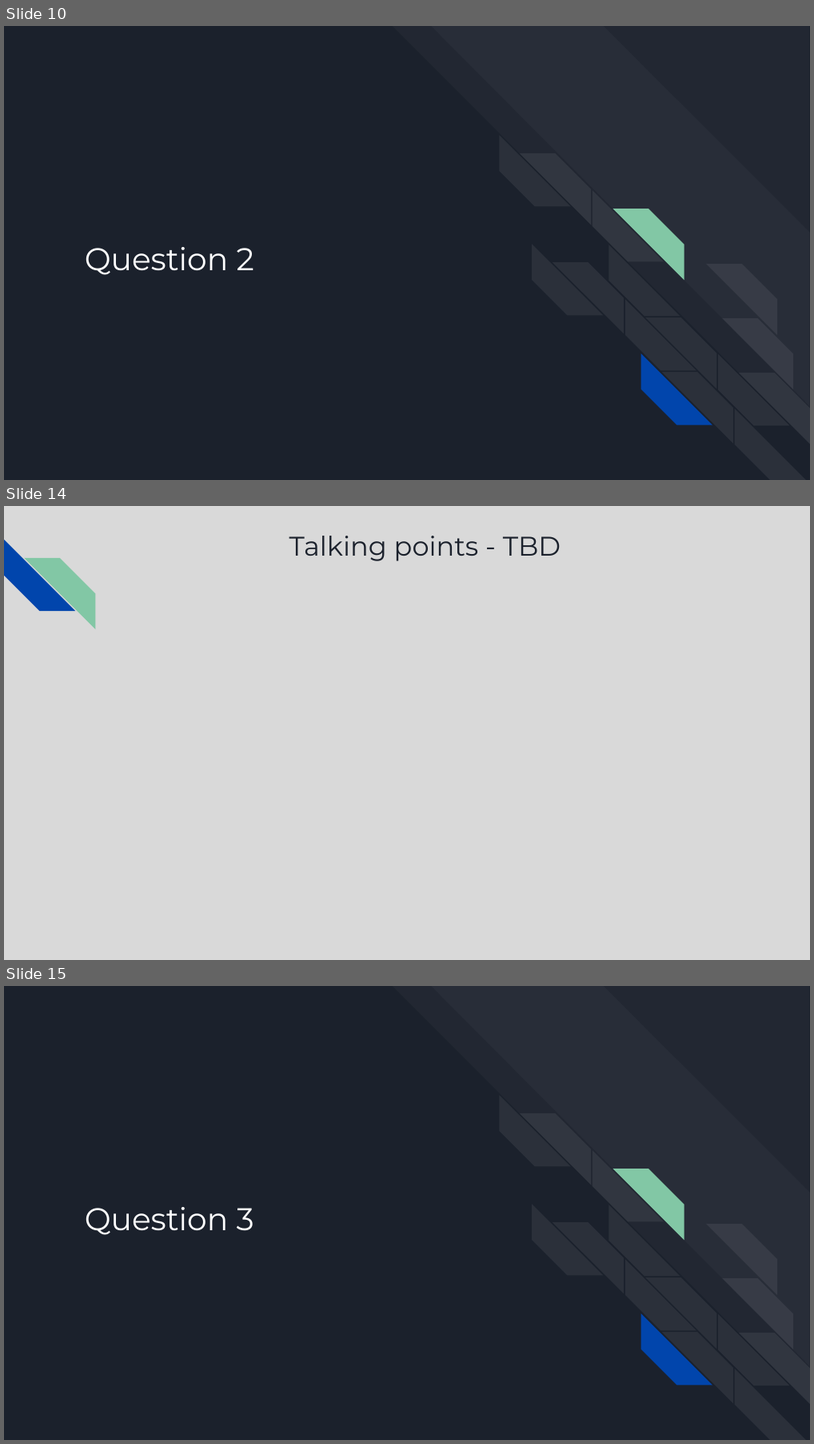
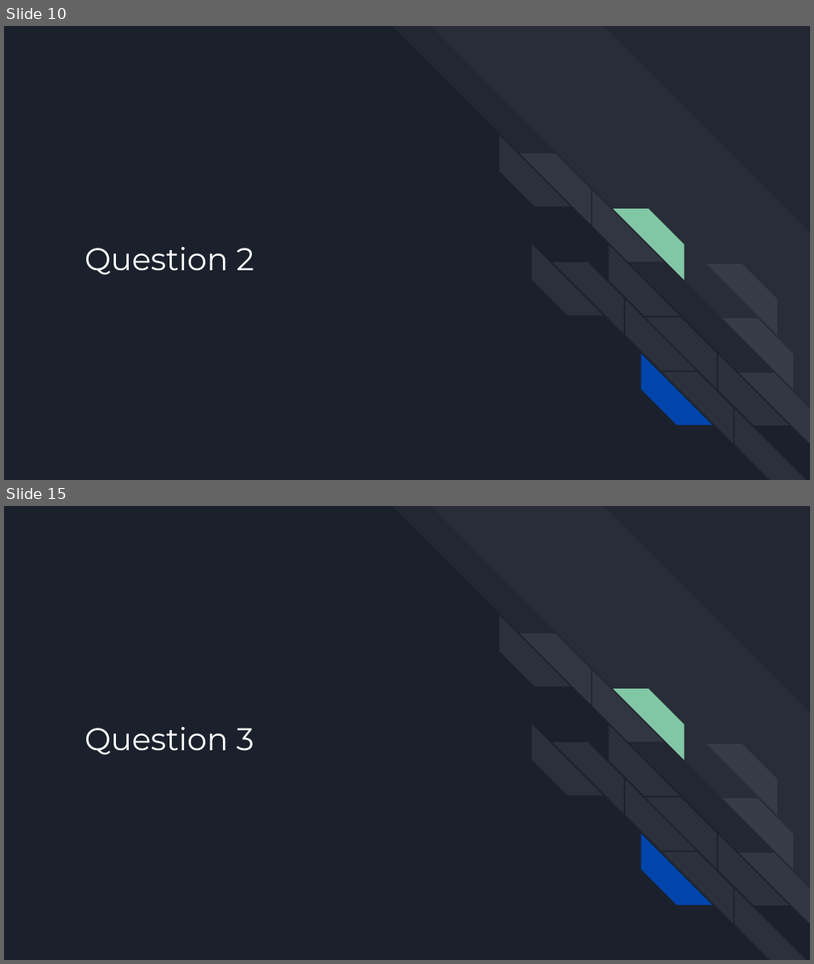
Before and after one commit to MylahKate/teis_project-scar, a slide deck: TEIS Presentation - NSS DA7.pptx. Shown one above the other, each under a label of ours: slides 10, 14 and 15 before the commit, slides 10 and 15 after it; the slides between them are not shown. The pictures are 814x1444 and 814x964 pixels, drawn with LibreOffice and Linux fonts; fonts in the diff are those of the drawing. Boxes give left, top, right and bottom in pixels: in the first picture for what was removed or moved away, otherwise in the second. Text is boxed around its words. In the diff, an @@ line names an element or a change of style, - is before the commit and + after.

```diff
--- a/TEIS Presentation - NSS DA7.pptx
+++ b/TEIS Presentation - NSS DA7.pptx
@@ slide 14 removed at box(4, 506, 810, 960), background #D9D9D9 @@
@@ diag stripe removed at box(4, 540, 75, 611) @@
@@ title removed at box(290, 536, 561, 561) @@
-Talking points - TBD
@@ diag stripe removed at box(24, 558, 95, 628) @@
```
Also in this commit, not shown: 3 slides changed, 1 slide added, 6 other files.
